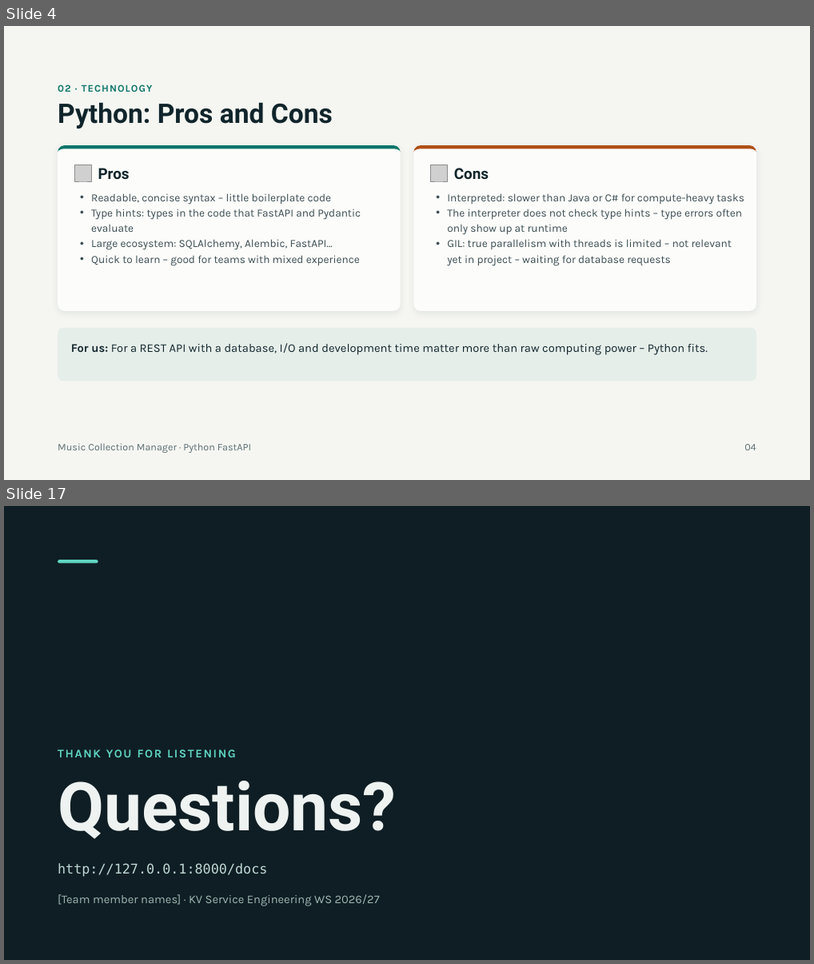
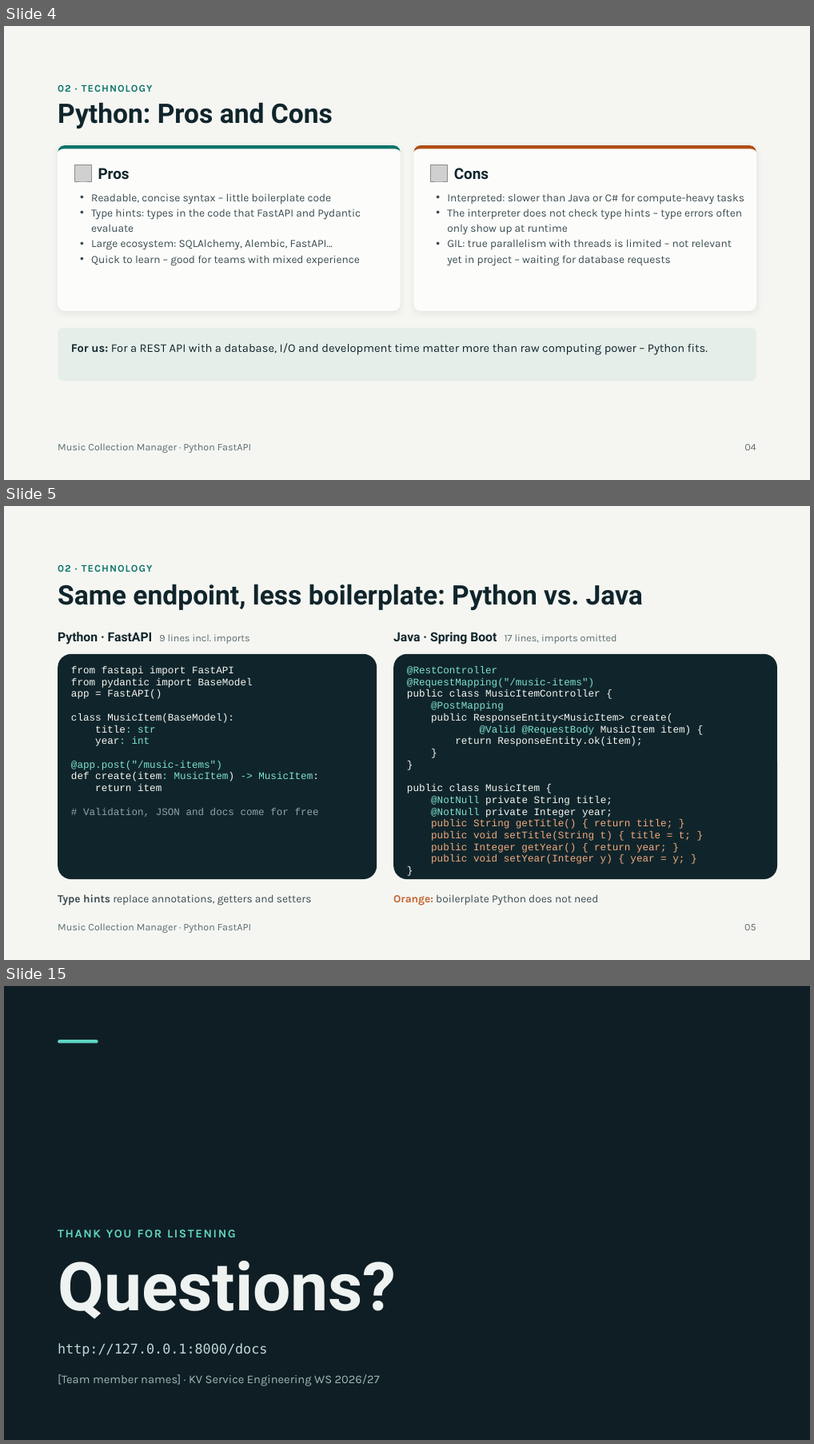
Before and after one commit to nicowally/Service_Engineering, a slide deck: Music_Collection_Manager_FastAPI_Backend_EN.pptx. Shown one above the other, each under a label of ours: slides 4 and 17 before the commit, slides 4, 5 and 15 after it; the slides between them are not shown. The pictures are 814x964 and 814x1444 pixels, drawn with LibreOffice and Linux fonts; fonts in the diff are those of the drawing; grey boxes stand for pictures. Boxes give left, top, right and bottom in pixels: in the first picture for what was removed or moved away, otherwise in the second. Text is boxed around its words. In the diff, an @@ line names an element or a change of style, - is before the commit and + after.

```diff
--- a/Music_Collection_Manager_FastAPI_Backend_EN.pptx
+++ b/Music_Collection_Manager_FastAPI_Backend_EN.pptx
@@ slide 5 added at (4,506,810,960), background #F5F6F2 @@
@@ text added at (58,564,153,572), 12 pt, text #0B7468, bold @@
+02 · TECHNOLOGY
@@ title added at (58,584,643,610), 32 pt, text #10252B, bold @@
+Same endpoint, less boilerplate: Python vs. Java
@@ text added at (58,632,250,644), 12 pt, text #5E6E72 @@
+Python · FastAPI 9 lines incl. imports
@@ text added at (394,632,618,644), 12 pt, text #5E6E72 @@
+Java · Spring Boot 17 lines, imports omitted
@@ rounded rectangle added at (58,654,378,879), fill #10252B @@
@@ text added at (71,666,319,816), 12 pt, text #F5F6F2 @@
+from fastapi import FastAPI
+from pydantic import BaseModel
+app = FastAPI()
+class MusicItem(BaseModel):
+title: str
+year: int
+@app.post("/music-items")
+def create(item: MusicItem) -> MusicItem:
+return item
+# Validation, JSON and docs come for free
@@ rounded rectangle added at (394,654,778,879), fill #10252B @@
@@ text added at (407,666,691,864), 12 pt, text #F5F6F2 @@
+@RestController
+@RequestMapping("/music-items")
+public class MusicItemController {
+@PostMapping
+public ResponseEntity<MusicItem> create(
+@Valid @RequestBody MusicItem item) {
+return ResponseEntity.ok(item);
+}
+}
+public class MusicItem {
+@NotNull private String title;
+@NotNull private Integer year;
+public String getTitle() { return title; }
+public void setTitle(String t) { title = t; }
+public Integer getYear() { return year; }
+public void setYear(Integer y) { year = y; }
+}
@@ text added at (58,894,311,905), 13 pt, text #3A4C51 @@
+Type hints replace annotations, getters and setters
@@ text added at (394,894,598,905), 13 pt, text #3A4C51 @@
+Orange: boilerplate Python does not need
@@ text added at (58,923,251,932), 12 pt, text #5E6E72 @@
+Music Collection Manager · Python FastAPI
@@ text added at (745,924,757,930), 12 pt, text #5E6E72 @@
+05
@@ what was slide 17 is now slide 15 @@
```
Also in this commit, not shown: 9 slides changed, 3 slides removed.
